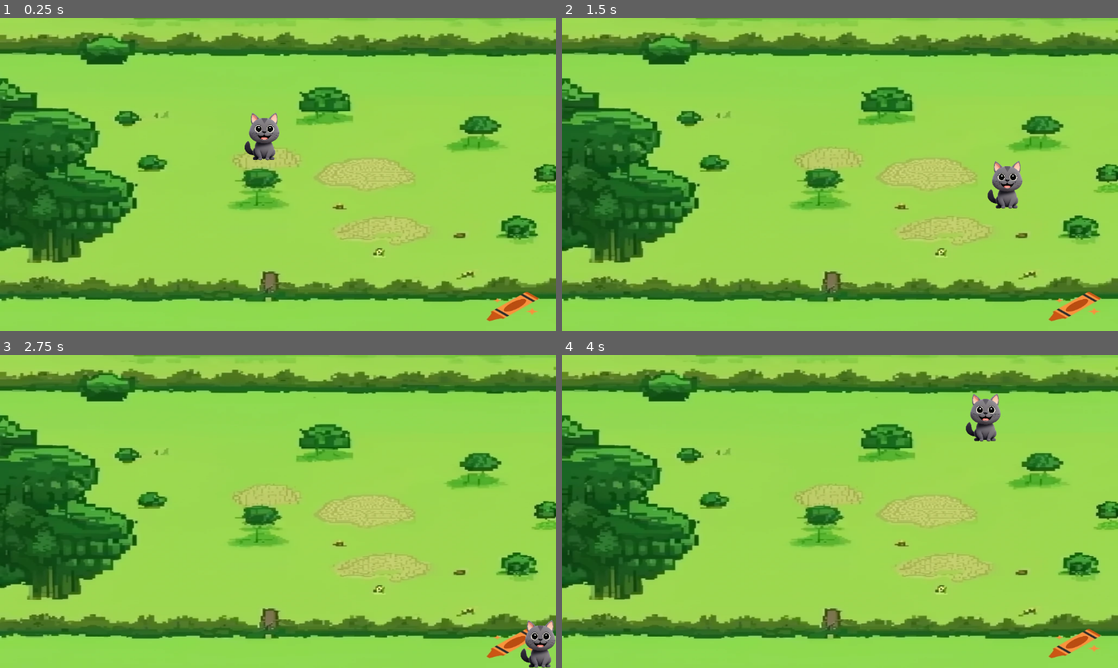
Above: before the commit, frames 1-4 (two rows, left to right).
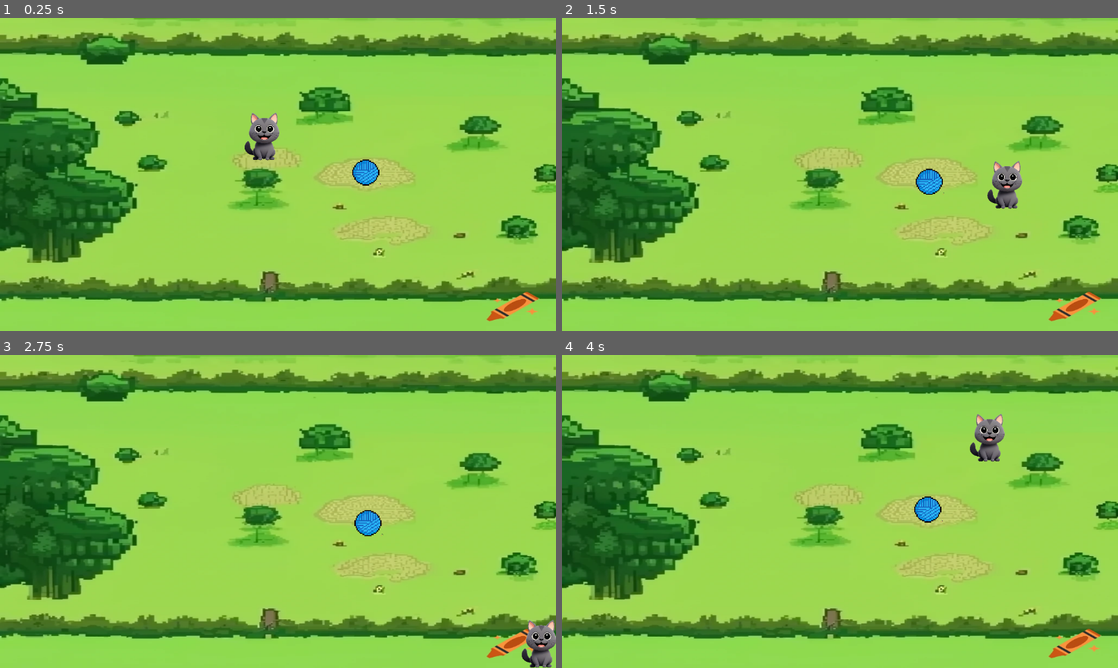
Above: after the commit, the same moments.

Repository: martinsi26/GameDesignTest
Game: Godot game, scene res://Main.tscn
The game is run twice, just before and just after one commit, with the same random seed, the same clock (stepped at 60 frames per second) and the same inputs. The project has no main scene, so this scene is started directly. The engine's default icon, where the game draws it, is replaced by a stand-in: a white triangle on a blue panel in a dark square.
Inputs:
- Up to frame 1 (0.25 s): no input
- Up to frame 2 (1.5 s): tap Enter at 0.5 s; hold D (Move_Right) 0.53-1.28 s; hold E (Pick_Up) 0.53-1.28 s; hold S (Move_Down) from 1.28 s (still down); tap E (Pick_Up) at 1.35 s
- Up to frame 3 (2.75 s): release S (Move_Down) at 2.03 s; hold D (Move_Right) from 2.03 s (still down); hold E (Pick_Up) from 2.03 s (still down)
- Up to frame 4 (4 s): release D (Move_Right) at 2.78 s; release E (Pick_Up) at 2.78 s; hold W (Move_Up) 2.78-3.53 s; tap E (Pick_Up) at 2.85 s; hold A (Move_Left) from 3.53 s (still down); hold E (Pick_Up) from 3.53 s (still down)

The runs differ from the first frame. In frame 1, 0.3% of the frame differs, in the area x 63-69%, y 45-54%; in frame 2, 0.4%; in frame 3, 0.6%; in frame 4, 1.3%, in the area x 63-80%, y 12-54%.

Commit message:
Added yarn ball

Diff:
--- a/gamedesigntest/Cat.gd
+++ b/gamedesigntest/Cat.gd
@@ -2,7 +2,9 @@
 
 var dialogue = preload("res://Dialogue.tscn")
 var speed = 500
-#var screen_size = Vector2.ZERO
+
+var push_force = 40
+
 var collected_key = false
 var found_key = false
 var on_key = false
@@ -19,13 +21,10 @@
 
 # Called when the node enters the scene tree for the first time.
 func _ready() -> void:
-	#screen_size = get_viewport_rect().size
 	pass
 
 # Called every frame. 'delta' is the elapsed time since the previous frame.
 func _physics_process(delta: float) -> void:
-
-
 	var direction = Input.get_vector("Move_Left", "Move_Right", "Move_Up", "Move_Down")
 
 	if direction.x == 0 and direction.y == 0:
@@ -44,9 +43,11 @@
 
 	velocity = direction * speed
 	move_and_slide()
-	#position += direction * speed * delta
-	#position.x = clamp(position.x, 0, screen_size.x)
-	#position.y = clamp(position.y, 0, screen_size.y)
+
+	for i in get_slide_collision_count():
+		var c = get_slide_collision(i)
+		if c.get_collider() is RigidBody2D:
+			c.get_collider().apply_central_impulse(-c.get_normal() * push_force)
 
 func pick_up():
 	collected_key = true
--- a/gamedesigntest/Cat.tscn
+++ b/gamedesigntest/Cat.tscn
@@ -1,34 +1,106 @@
-[gd_scene load_steps=5 format=3 uid="uid://djyrn5uuqne6m"]
+[gd_scene load_steps=12 format=3 uid="uid://djyrn5uuqne6m"]
 
 [ext_resource type="Texture2D" uid="uid://dq6kbb1pt7si1" path="res://Cat.webp" id="1_8bf7c"]
 [ext_resource type="Script" path="res://Cat.gd" id="1_k6c7m"]
 
-[sub_resource type="CapsuleShape2D" id="CapsuleShape2D_tyf70"]
-radius = 32.5
-height = 100.0
+[sub_resource type="CircleShape2D" id="CircleShape2D_140bi"]
+radius = 4.12311
+
+[sub_resource type="CircleShape2D" id="CircleShape2D_65smy"]
+radius = 31.0
+
+[sub_resource type="CapsuleShape2D" id="CapsuleShape2D_jklp7"]
+radius = 8.0
+height = 22.0
+
+[sub_resource type="RectangleShape2D" id="RectangleShape2D_3fsua"]
+size = Vector2(35.5, 35)
+
+[sub_resource type="CircleShape2D" id="CircleShape2D_hglok"]
+
+[sub_resource type="CircleShape2D" id="CircleShape2D_5au8x"]
+radius = 5.09902
+
+[sub_resource type="CircleShape2D" id="CircleShape2D_qbdyb"]
+
+[sub_resource type="CircleShape2D" id="CircleShape2D_srebf"]
+radius = 5.0
 
 [sub_resource type="CapsuleShape2D" id="CapsuleShape2D_2ubx4"]
-radius = 44.0
+radius = 46.0
 height = 122.0
 
 [node name="Cat" type="CharacterBody2D"]
 collision_layer = 2
-collision_mask = 17
+collision_mask = 113
 script = ExtResource("1_k6c7m")
 
 [node name="Sprite2D" type="Sprite2D" parent="."]
 scale = Vector2(0.1, 0.1)
 texture = ExtResource("1_8bf7c")
 
+[node name="CollisionShape2D2" type="CollisionShape2D" parent="."]
+position = Vector2(-20, 46)
+shape = SubResource("CircleShape2D_140bi")
+
+[node name="CollisionShape2D3" type="CollisionShape2D" parent="."]
+position = Vector2(17, 45)
+shape = SubResource("CircleShape2D_140bi")
+
 [node name="CollisionShape2D" type="CollisionShape2D" parent="."]
-position = Vector2(-0.5, 0)
-shape = SubResource("CapsuleShape2D_tyf70")
+position = Vector2(-1, -7)
+shape = SubResource("CircleShape2D_65smy")
+
+[node name="CollisionShape2D4" type="CollisionShape2D" parent="."]
+position = Vector2(-21, -38)
+shape = SubResource("CapsuleShape2D_jklp7")
+
+[node name="CollisionShape2D5" type="CollisionShape2D" parent="."]
+position = Vector2(20, -37)
+shape = SubResource("CapsuleShape2D_jklp7")
+
+[node name="CollisionShape2D6" type="CollisionShape2D" parent="."]
+position = Vector2(-0.75, 31.5)
+shape = SubResource("RectangleShape2D_3fsua")
+
+[node name="CollisionShape2D7" type="CollisionShape2D" parent="."]
+position = Vector2(13, 33)
+shape = SubResource("CircleShape2D_hglok")
+
+[node name="CollisionShape2D8" type="CollisionShape2D" parent="."]
+position = Vector2(14, 22)
+shape = SubResource("CircleShape2D_5au8x")
+
+[node name="CollisionShape2D10" type="CollisionShape2D" parent="."]
+position = Vector2(-16, 22)
+shape = SubResource("CircleShape2D_5au8x")
+
+[node name="CollisionShape2D9" type="CollisionShape2D" parent="."]
+position = Vector2(-15, 33)
+shape = SubResource("CircleShape2D_qbdyb")
+
+[node name="CollisionShape2D11" type="CollisionShape2D" parent="."]
+position = Vector2(-28, 33)
+shape = SubResource("CircleShape2D_srebf")
+
+[node name="CollisionShape2D12" type="CollisionShape2D" parent="."]
+position = Vector2(-34, 29)
+shape = SubResource("CircleShape2D_srebf")
+
+[node name="CollisionShape2D13" type="CollisionShape2D" parent="."]
+position = Vector2(-37, 23)
+shape = SubResource("CircleShape2D_srebf")
+
+[node name="CollisionShape2D14" type="CollisionShape2D" parent="."]
+position = Vector2(-37, 15)
+shape = SubResource("CircleShape2D_srebf")
 
 [node name="Area2D" type="Area2D" parent="."]
 collision_layer = 4
 collision_mask = 56
 
 [node name="Hitbox" type="CollisionShape2D" parent="Area2D"]
+position = Vector2(0, -1)
 shape = SubResource("CapsuleShape2D_2ubx4")
 
 [connection signal="body_entered" from="Area2D" to="." method="_on_area_2d_body_entered"]
--- a/gamedesigntest/Chest.tscn
+++ b/gamedesigntest/Chest.tscn
@@ -6,7 +6,7 @@
 size = Vector2(21.3333, 21.3333)
 
 [node name="Chest" type="StaticBody2D"]
-collision_layer = 8
+collision_layer = 16
 collision_mask = 6
 
 [node name="Sprite2D" type="Sprite2D" parent="."]
--- a/gamedesigntest/Room1.tscn
+++ b/gamedesigntest/Room1.tscn
@@ -1,8 +1,9 @@
-[gd_scene load_steps=5 format=3 uid="uid://dhy8dcss10h4v"]
+[gd_scene load_steps=6 format=3 uid="uid://dhy8dcss10h4v"]
 
 [ext_resource type="PackedScene" uid="uid://cae3r1r6s8668" path="res://Key.tscn" id="1_2t7jq"]
 [ext_resource type="Texture2D" uid="uid://cs7wlursimth0" path="res://Forest.webp" id="1_dsfd4"]
 [ext_resource type="PackedScene" uid="uid://kprgr5v6cgd0" path="res://Walls.tscn" id="3_12gq2"]
+[ext_resource type="PackedScene" uid="uid://e6upg4qhiox1" path="res://Yarn.tscn" id="4_v4516"]
 
 [sub_resource type="RectangleShape2D" id="RectangleShape2D_57p6s"]
 size = Vector2(20, 120)
@@ -35,3 +36,6 @@
 position = Vector2(1103, 171)
 
 [node name="Walls" parent="." instance=ExtResource("3_12gq2")]
+
+[node name="Yarn" parent="." instance=ExtResource("4_v4516")]
+position = Vector2(758, 320)
--- a/gamedesigntest/Room2.tscn
+++ b/gamedesigntest/Room2.tscn
@@ -1,8 +1,9 @@
-[gd_scene load_steps=5 format=3 uid="uid://bn5qnvoeoubqe"]
+[gd_scene load_steps=6 format=3 uid="uid://bn5qnvoeoubqe"]
 
 [ext_resource type="Texture2D" uid="uid://cs7wlursimth0" path="res://Forest.webp" id="1_m8ybh"]
 [ext_resource type="PackedScene" uid="uid://b620qggaey1vk" path="res://Chest.tscn" id="2_6l1to"]
 [ext_resource type="PackedScene" uid="uid://kprgr5v6cgd0" path="res://Walls.tscn" id="3_evuxi"]
+[ext_resource type="PackedScene" uid="uid://e6upg4qhiox1" path="res://Yarn.tscn" id="4_5c5uh"]
 
 [sub_resource type="RectangleShape2D" id="RectangleShape2D_v4n1v"]
 size = Vector2(20, 120)
@@ -32,10 +33,12 @@
 text = "This is room 2"
 
 [node name="Spawn2" type="Marker2D" parent="."]
-position = Vector2(44, 164)
+position = Vector2(58, 164)
 
 [node name="Chest" parent="." instance=ExtResource("2_6l1to")]
 position = Vector2(843, 307)
-collision_layer = 16
 
 [node name="Walls" parent="." instance=ExtResource("3_evuxi")]
+
+[node name="Yarn" parent="." instance=ExtResource("4_5c5uh")]
+position = Vector2(489, 247)
--- a/gamedesigntest/Walls.tscn
+++ b/gamedesigntest/Walls.tscn
@@ -9,28 +9,28 @@
 [node name="Walls" type="Node2D"]
 
 [node name="Wall1" type="StaticBody2D" parent="."]
-collision_mask = 2
+collision_mask = 34
 
 [node name="CollisionShape2D" type="CollisionShape2D" parent="Wall1"]
 position = Vector2(576, -18)
 shape = SubResource("RectangleShape2D_p74i1")
 
 [node name="Wall2" type="StaticBody2D" parent="."]
-collision_mask = 2
+collision_mask = 34
 
 [node name="CollisionShape2D" type="CollisionShape2D" parent="Wall2"]
 position = Vector2(-12, 321)
 shape = SubResource("RectangleShape2D_a4m37")
 
 [node name="Wall3" type="StaticBody2D" parent="."]
-collision_mask = 2
+collision_mask = 34
 
 [node name="CollisionShape2D" type="CollisionShape2D" parent="Wall3"]
 position = Vector2(574, 666)
 shape = SubResource("RectangleShape2D_p74i1")
 
 [node name="Wall4" type="StaticBody2D" parent="."]
-collision_mask = 2
+collision_mask = 34
 
 [node name="CollisionShape2D" type="CollisionShape2D" parent="Wall4"]
 position = Vector2(1164, 323)
--- /dev/null
+++ b/gamedesigntest/Yarn.tscn
@@ -0,0 +1,23 @@
+[gd_scene load_steps=3 format=3 uid="uid://e6upg4qhiox1"]
+
+[ext_resource type="Texture2D" uid="uid://d33cksvicbqv0" path="res://Untitled design (1).png" id="1_ll1q1"]
+
+[sub_resource type="CircleShape2D" id="CircleShape2D_f011l"]
+radius = 27.0
+
+[node name="Yarn" type="RigidBody2D"]
+collision_layer = 64
+collision_mask = 19
+mass = 5.0
+gravity_scale = 0.0
+linear_damp = 2.0
+
+[node name="CollisionShape2D" type="CollisionShape2D" parent="."]
+light_mask = 0
+visibility_layer = 0
+shape = SubResource("CircleShape2D_f011l")
+
+[node name="Sprite2D" type="Sprite2D" parent="."]
+position = Vector2(2, 1)
+scale = Vector2(0.123355, 0.123355)
+texture = ExtResource("1_ll1q1")
Binary file added: gamedesigntest/Untitled design (1).png
Not shown, added: gamedesigntest/Untitled design (1).png.import
